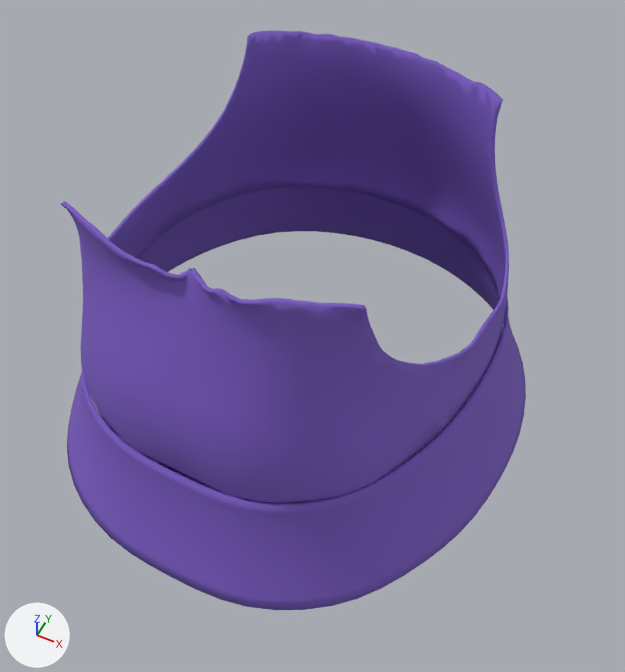
The glTF model wear/dress.glb: old version first, new version second.
Camera for both pictures: a camera (50 mm lens) standing at (0.55, -1.088, 1.859) and looking at (0.051, -0.089, 0.61). The lights are fixed; the arrows at lower left show +X, +Y and +Z. The picture after the commit comes second.

Names of what the first picture shows: 'Wear_dress'.
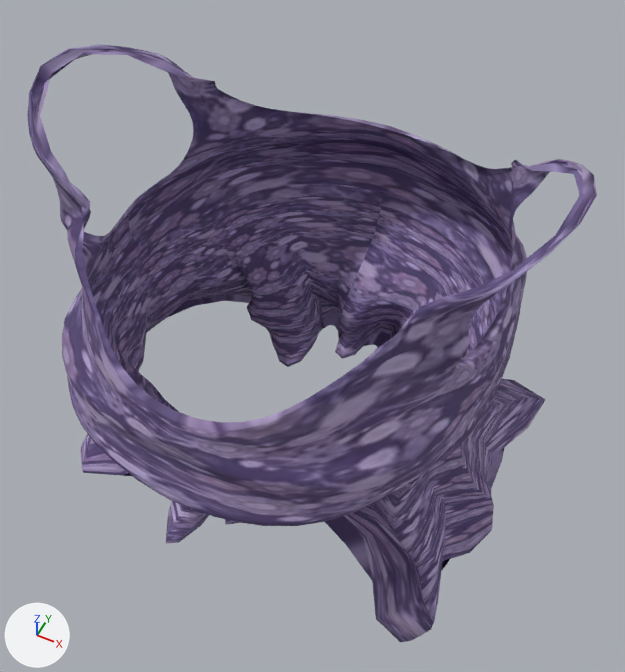
Where the change shows, as pixel boxes (x1, y1, x2, y2) in the pictures (625 x 672 px):
'Wear_dress', surface changed, reshaped (23% wider): before (61, 31, 526, 610); after (27, 44, 597, 642)
part 1 of me_wear_dress, rebuilt (27% wider, 27% taller): before (61, 31, 509, 503); after (27, 44, 597, 642)
part 2 of me_wear_dress, deleted (purple): before (67, 187, 526, 610)

The edits, one by one:
Picture 'CamisoleDressUV' (img_camisoledressuv) is new.
In material 'Wear_dress' (mat_wear_dress), base_color is no longer (0.198, 0.107, 0.552), purple #7b5cc4.
In material 'Wear_dress' (mat_wear_dress), texture is now set to img_camisoledressuv.
In material 'Wear_dress' (mat_wear_dress), roughness goes from 0.85 to 0.9.
me_wear_dress is used by ob_wear_dress; location (0.0, 0.0, 0.0).
me_wear_dress had 3886 vertices, 7776 faces and spanned x -0.476..0.468, y -0.555..0.453, z 0.39..1.02.
me_wear_dress now has 5504 vertices, 10792 faces and spans x -0.492..0.483, y -0.514..0.44, z 0.264..1.061.
me_wear_dress part 1: the loose piece of 2350 vertices spanning x -0.388..0.382, y -0.477..0.373, z 0.599..1.02 is rebuilt with 5504 vertices and now spans x -0.492..0.483, y -0.514..0.44, z 0.264..1.061.
me_wear_dress part 2: the loose piece of 1536 vertices spanning x -0.476..0.468, y -0.555..0.453, z 0.39..0.622 is deleted.
